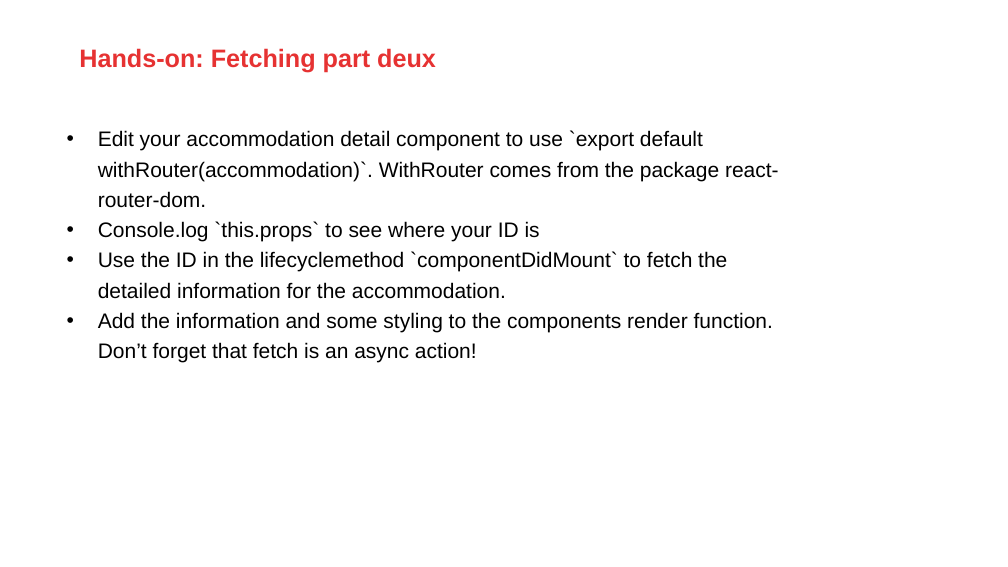
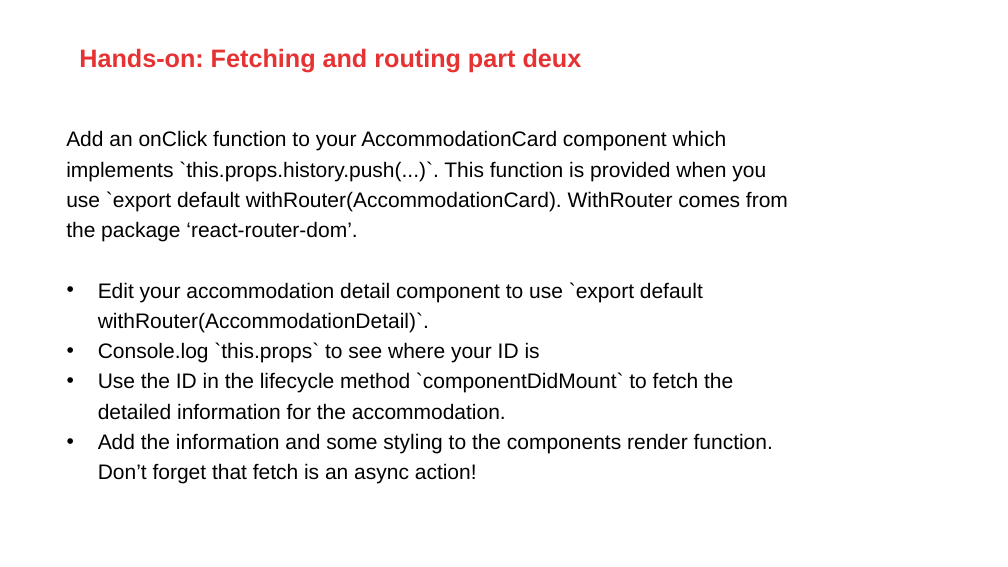
Before and after one commit to AMIS-Services/react-series, a slide deck: slide 13 of sig2/slides/SIG react 2.pptx. Drawn at 1008x567 pixels with LibreOffice and Linux fonts; fonts in the diff are those of the drawing; background and template pictures are left out. Boxes give left, top, right and bottom in pixels: in the first picture for what was removed or moved away, otherwise in the second. Text is boxed around its words. In the diff, an @@ line names an element or a change of style, - is before the commit and + after.

```diff
--- a/sig2/slides/SIG react 2.pptx
+++ b/sig2/slides/SIG react 2.pptx
@@ text at box(79, 48, 582, 72): text changed @@
-Hands-on: Fetching part deux
+Hands-on: Fetching and routing part deux
@@ text at box(66, 130, 788, 332): text changed @@
-• Edit your accommodation detail component to use `export default withRouter(accommodation)`. WithRouter comes from the package react-router-dom.
+Add an onClick function to your AccommodationCard component which implements `this.props.history.push(...)`. This function is provided when you use `export default withRouter(AccommodationCard). WithRouter comes from the package ‘react-router-dom’.
+• Edit your accommodation detail component to use `export default withRouter(AccommodationDetail)`.
@@ text at box(98, 372, 733, 420): spaces changed @@
-• Use the ID in the lifecyclemethod `componentDidMount` to fetch the detailed information for the accommodation.
+• Use the ID in the lifecycle method `componentDidMount` to fetch the detailed information for the accommodation.
```
Also in this commit, not shown: 5 other slides changed, 5 slides added, 5 slides removed, 6 other files.
